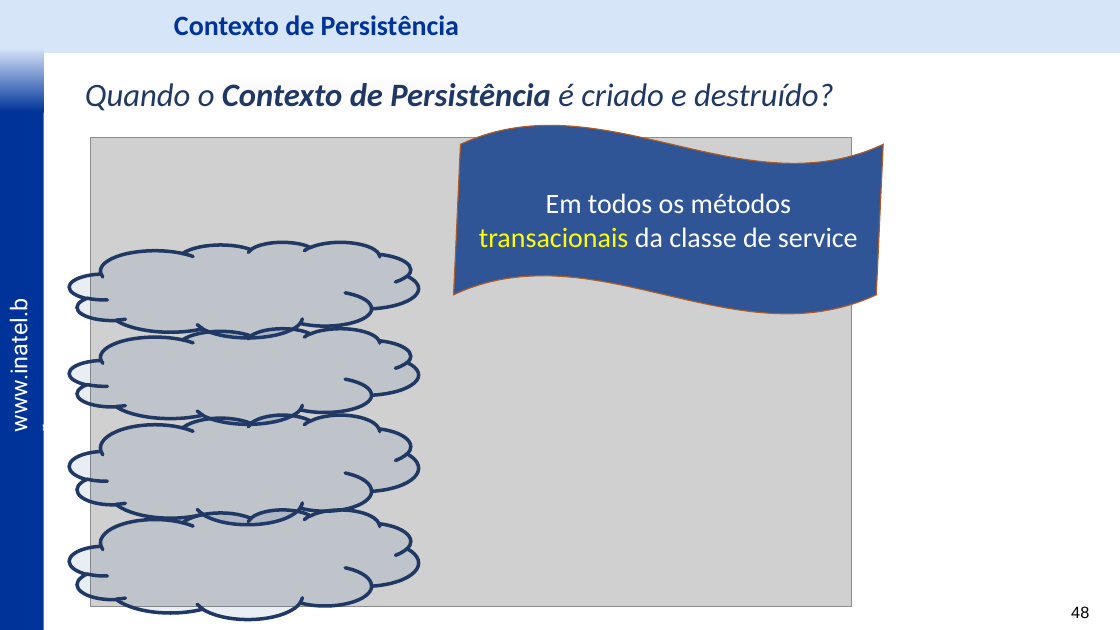
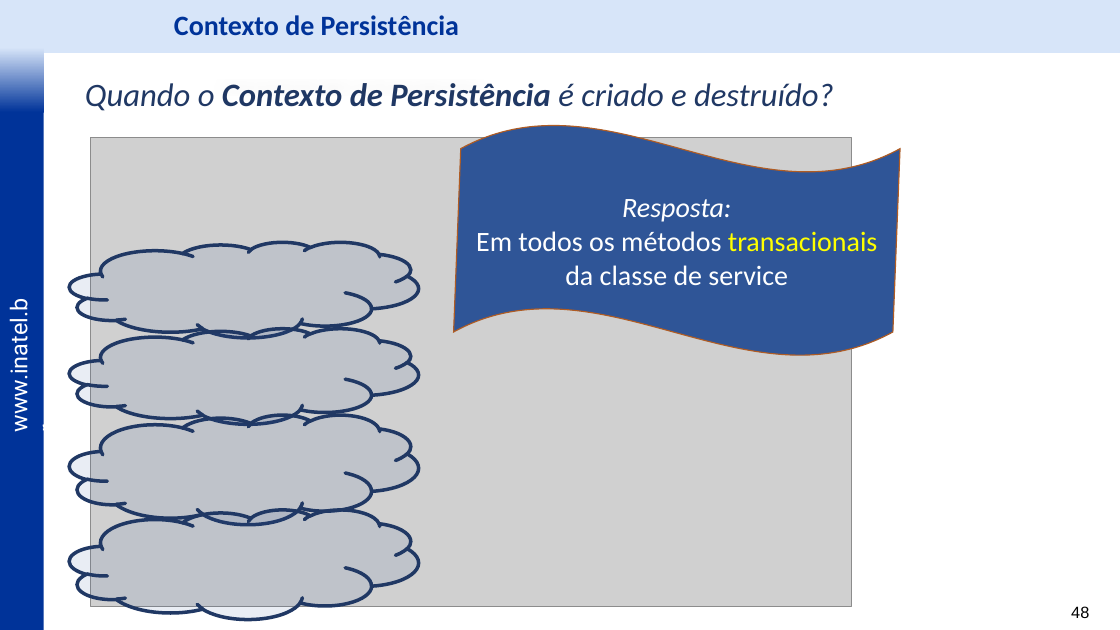
Before and after one commit to vitor-figueiredo/Lab_JPA, a slide deck: slide 48 of _docs/IDP Labs - JPA - v6.pptx. Drawn at 1120x630 pixels with LibreOffice and Linux fonts; fonts in the diff are those of the drawing; grey boxes stand for pictures; background and template pictures are left out. Boxes give left, top, right and bottom in pixels: in the first picture for what was removed or moved away, otherwise in the second. Text is boxed around its words. In the diff, an @@ line names an element or a change of style, - is before the commit and + after.

```diff
--- a/_docs/IDP Labs - JPA - v6.pptx
+++ b/_docs/IDP Labs - JPA - v6.pptx
@@ wave "Resposta:": place and size @@
-wave "Resposta:" at [454, 124, 883, 314]
+wave "Resposta:" at [454, 124, 900, 356]
@@ text in wave at [622, 199, 731, 222]: paragraph added @@
+Resposta:
```
Also in this commit, not shown: 23 other slides changed, 4 slides added, 2 other files.
